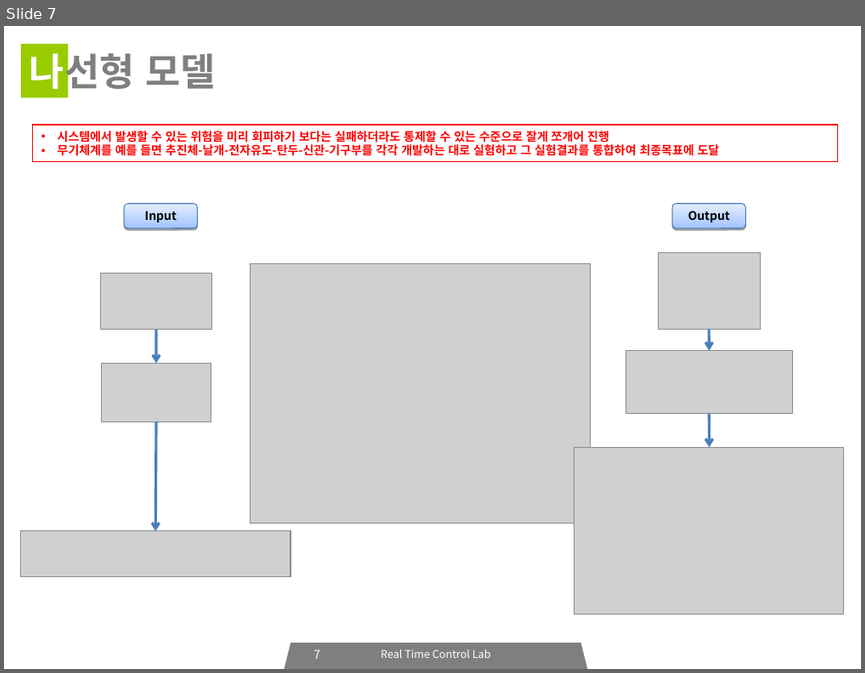
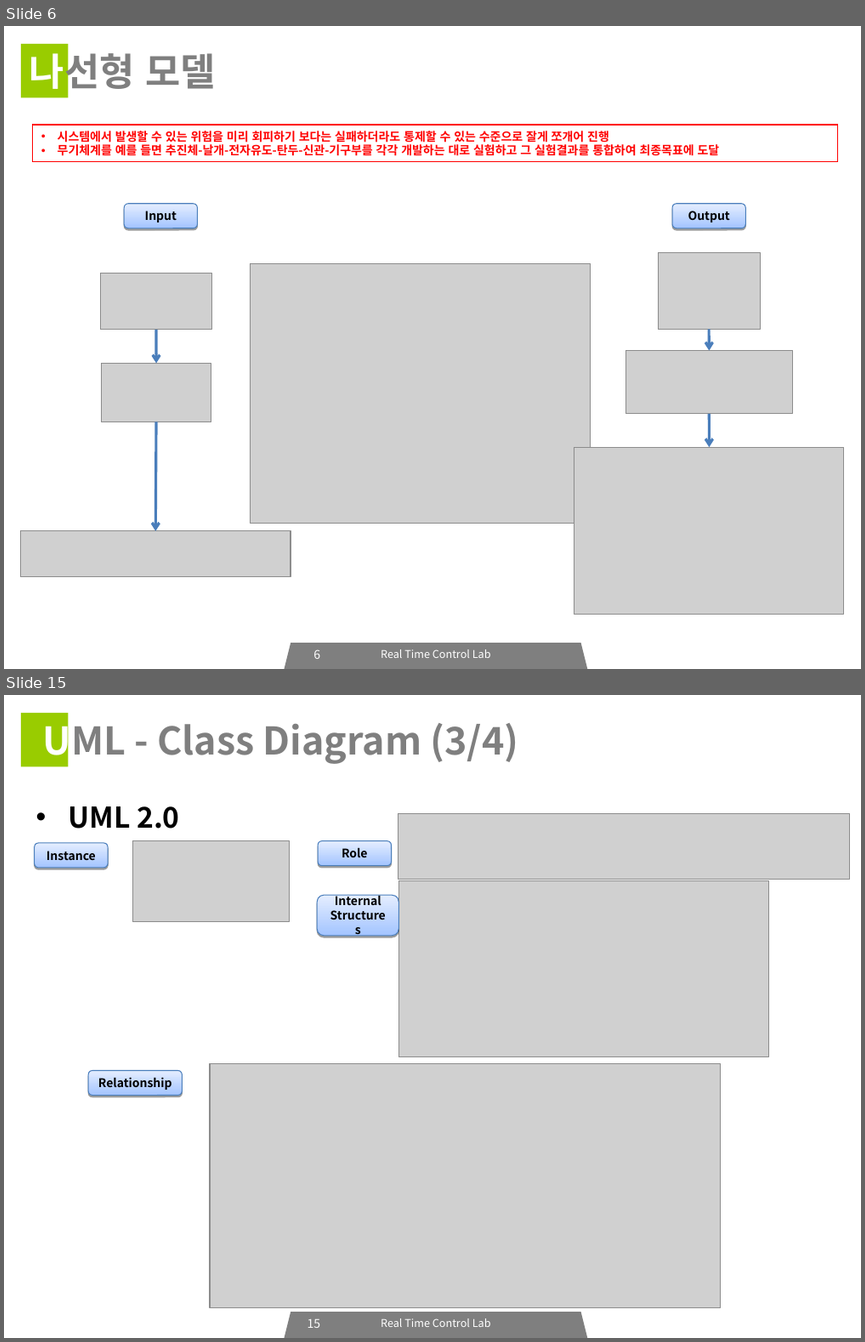
Before and after one commit to icarosss/RTCLAB, a slide deck: RTCLAB_세미나_03.ppt. Shown one above the other, each under a label of ours: slide 7 before the commit, slides 6 and 15 after it; the slides between them are not shown. The pictures are 865x673 and 865x1342 pixels, drawn with LibreOffice and Linux fonts; fonts in the diff are those of the drawing; grey boxes stand for pictures. Boxes give left, top, right and bottom in pixels: in the first picture for what was removed or moved away, otherwise in the second. Text is boxed around its words. In the diff, an @@ line names an element or a change of style, - is before the commit and + after.

```diff
--- a/RTCLAB_세미나_03.ppt
+++ b/RTCLAB_세미나_03.ppt
@@ slide 15 added at box(4, 695, 861, 1338), background #FFFFFF; not listed: 3 template elements that a slide beside it also shows @@
@@ title added at box(43, 716, 519, 765), 32 pt, text #7F7F7F, bold @@
+UML - Class Diagram (3/4)
@@ text added at box(68, 806, 180, 828), 24 pt, text #000000, bold @@
+• UML 2.0
@@ picture added at box(398, 813, 850, 879) @@
@@ rounded rectangle added at box(34, 843, 108, 868), fill gradient #A3C4FF to #E5EEFF, outline #4A7EBB 0.74 pt, 10 pt, text #000000, bold @@
+Instance
@@ picture added at box(132, 840, 290, 921) @@
@@ rounded rectangle added at box(318, 840, 392, 866), fill gradient #A3C4FF to #E5EEFF, outline #4A7EBB 0.74 pt, 10 pt, text #000000, bold @@
+Role
@@ rounded rectangle added at box(317, 895, 398, 935), fill gradient #A3C4FF to #E5EEFF, outline #4A7EBB 0.74 pt, 10 pt, text #000000, bold @@
+Internal
+Structures
@@ picture added at box(399, 881, 769, 1056) @@
@@ rounded rectangle added at box(88, 1071, 182, 1095), fill gradient #A3C4FF to #E5EEFF, outline #4A7EBB 0.74 pt, 10 pt, text #000000, bold @@
+Relationship
@@ picture added at box(210, 1063, 721, 1307) @@
@@ page number added at box(307, 1319, 321, 1327), 10 pt, text #FFFFFF @@
+15
@@ what was slide 7 is now slide 6 @@
@@ page number at box(313, 649, 320, 658): text changed @@
-7
+6
```
Also in this commit, not shown: 7 slides changed, 8 other slides added, 7 slides removed, 2 other files.
